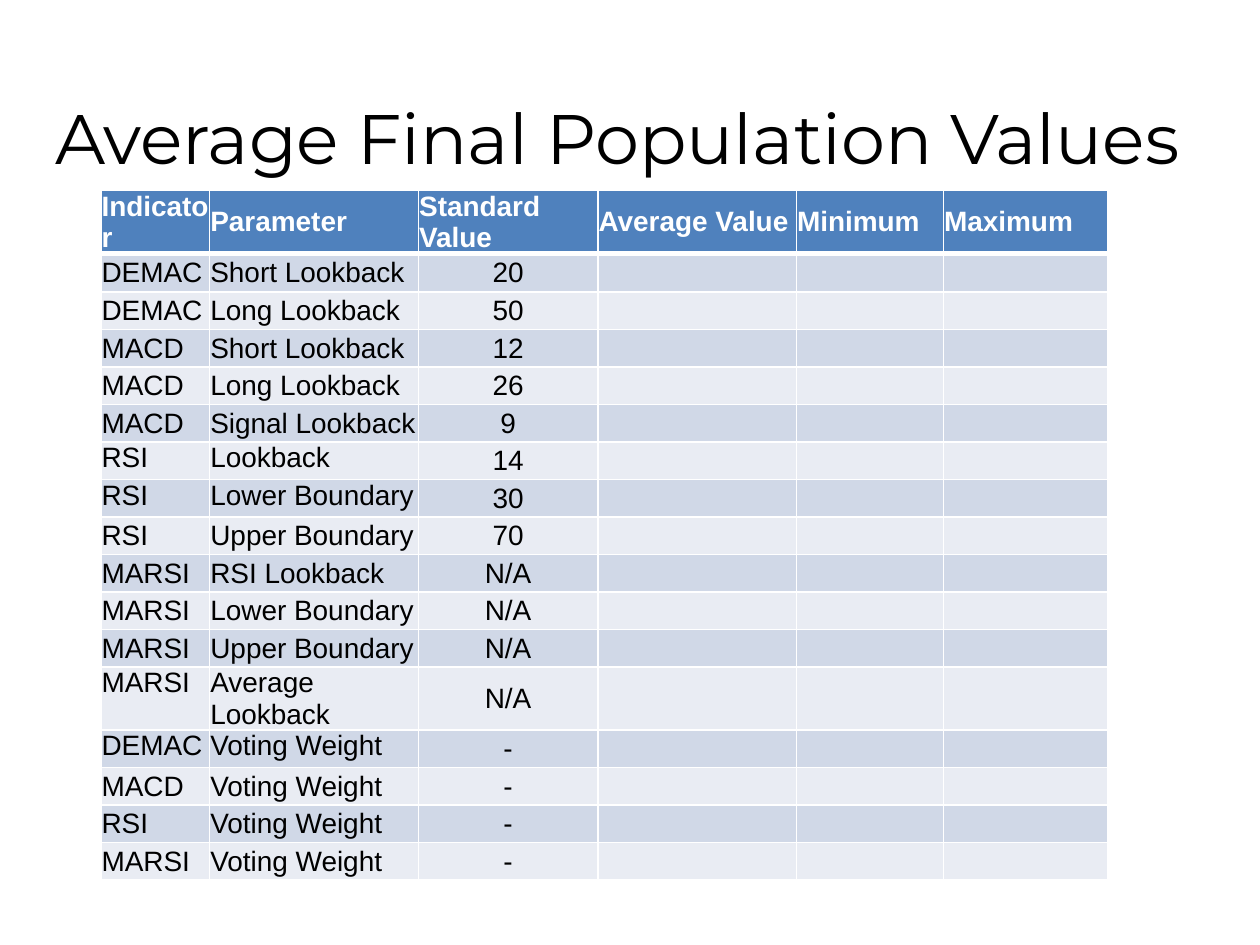
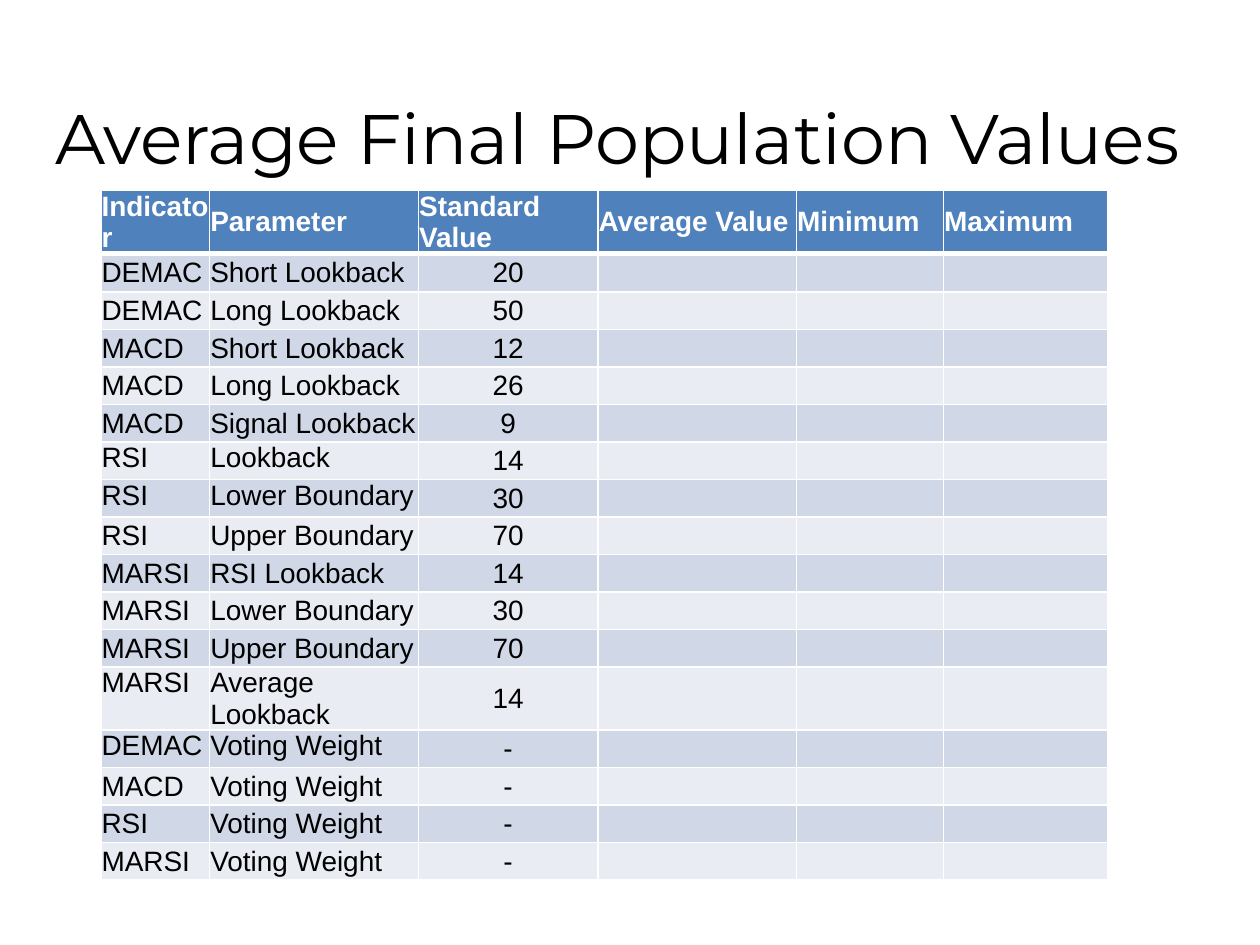
Before and after one commit to fhh23/Evolving-Stock-Market-Indicators-Using-Multi-Objective-Genetic-Algorithms, a slide deck: slide 23 of CSE848_Hormasji_Reiff_ProjectPresentation.pptx. Drawn at 1260x945 pixels with LibreOffice and Linux fonts; fonts in the diff are those of the drawing; background and template pictures are left out. Boxes give left, top, right and bottom in pixels: in the first picture for what was removed or moved away, otherwise in the second. Text is boxed around its words. In the diff, an @@ line names an element or a change of style, - is before the commit and + after.

```diff
--- a/CSE848_Hormasji_Reiff_ProjectPresentation.pptx
+++ b/CSE848_Hormasji_Reiff_ProjectPresentation.pptx
@@ table at <box>101,190,1109,880</box> @@
-row 10, column 3: N/A
+row 10, column 3: 14
-row 11, column 3: N/A
+row 11, column 3: 30
-row 12, column 3: N/A
+row 12, column 3: 70
-row 13, column 3: N/A
+row 13, column 3: 14
```
Also in this commit, not shown: 2 other slides changed, 1 slide added, 4 other files.
